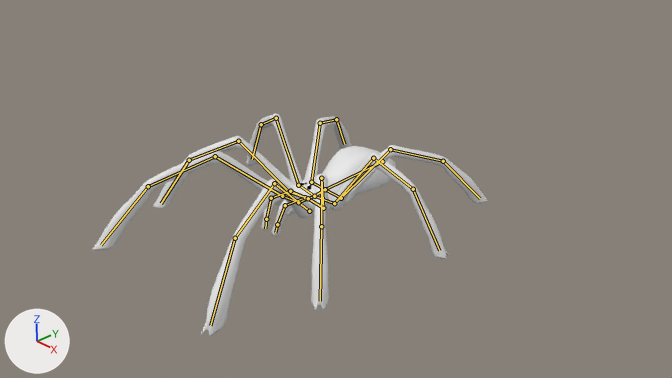
The Blender file FricaDeGaze/Assets/spider.blend: old version first, new version second.
Rendered twice from the file's camera 'Camera'. Arrows for +X, +Y and +Z are at lower left; the lights stay in place. The bones that bend it are drawn over the model as lines.

Objects in the first picture: 'trnt_body'.
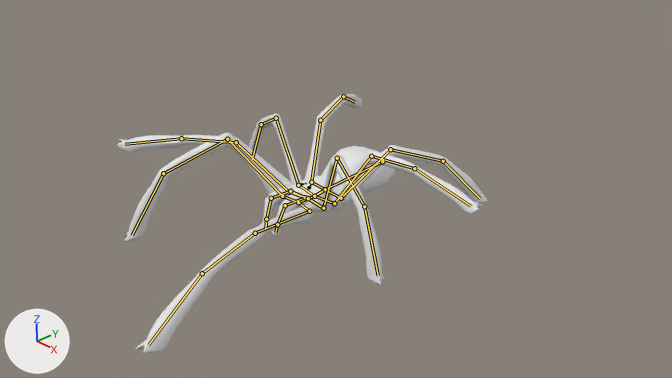
Commit message: Partially animated spider.

The newer file adds an action. The first version stands in its rest pose; the second is drawn at frame 10 of the action 'SpiderAction'.

Where the change shows, as pixel boxes [x1, y1, x2, y2] in the pictures (672 x 378 px):
'trnt_body', posed (6% narrower, 16% taller)
    before: [92, 114, 488, 337]
    after: [116, 94, 488, 353]
bone 'RLegUpper1', root to tip
    before: (311, 182) to (320, 123)
    after: (311, 182) to (320, 120)
bone 'RLegMiddle1', root to tip
    before: (320, 123) to (336, 119)
    after: (320, 120) to (343, 96)
bone 'RLegLower1', root to tip
    before: (336, 119) to (344, 144)
    after: (343, 96) to (355, 102)
bone 'LLegUpper2', root to tip
    before: (334, 203) to (373, 158)
    after: (334, 203) to (371, 156)
bone 'LLegMiddle2', root to tip
    before: (373, 158) to (413, 189)
    after: (371, 156) to (414, 168)
bone 'LLegLower2', root to tip
    before: (413, 189) to (439, 250)
    after: (414, 168) to (471, 206)
bone 'RLegUpper3', root to tip
    before: (289, 192) to (238, 141)
    after: (289, 192) to (236, 142)
bone 'RLegMiddle3', root to tip
    before: (238, 141) to (189, 160)
    after: (236, 142) to (181, 138)
bone 'RLegLower3', root to tip
    before: (189, 160) to (161, 203)
    after: (181, 138) to (125, 144)
bone 'LLegUpper3', root to tip
    before: (323, 208) to (321, 178)
    after: (323, 208) to (337, 158)
bone 'LLegMiddle3', root to tip
    before: (321, 178) to (321, 226)
    after: (337, 158) to (364, 206)
bone 'LLegLower3', root to tip
    before: (321, 226) to (320, 301)
    after: (364, 206) to (378, 275)
bone 'LLegUpper4', root to tip
    before: (309, 211) to (274, 183)
    after: (309, 211) to (255, 233)
bone 'LLegMiddle4', root to tip
    before: (274, 183) to (235, 238)
    after: (255, 233) to (202, 273)
bone 'LLegLower4', root to tip
    before: (235, 238) to (210, 325)
    after: (202, 273) to (148, 345)
bone 'RLegUpper4', root to tip
    before: (282, 196) to (215, 156)
    after: (282, 196) to (227, 139)
bone 'RLegMiddle4', root to tip
    before: (215, 156) to (148, 186)
    after: (227, 139) to (163, 173)
bone 'RLegLower4', root to tip
    before: (148, 186) to (101, 245)
    after: (163, 173) to (132, 235)

Patch to the scene script:
```diff
--- a/FricaDeGaze/Assets/spider.blend.py
+++ b/FricaDeGaze/Assets/spider.blend.py
@@ bone_rlegupper1 @@
 bone_rlegupper1 = bpy.data.objects['Spider'].pose.bones['RLegUpper1']  # child of 'RLegBase1'
-bone_rlegupper1.rotation_quaternion = (1.0, 0.0, 0.0, 0.0)  # degrees (0, 0, 0)
+bone_rlegupper1.rotation_quaternion = (0.995, 0.085, -0.054, 0.004)  # degrees (10, -6, 0)
@@ bone_rlegmiddle1 @@
 bone_rlegmiddle1 = bpy.data.objects['Spider'].pose.bones['RLegMiddle1']  # child of 'RLegUpper1'
-bone_rlegmiddle1.rotation_quaternion = (1.0, 0.0, 0.0, 0.0)  # degrees (0, 0, 0)
+bone_rlegmiddle1.rotation_quaternion = (0.992, 0.111, 0.049, -0.017)  # degrees (13, 6, -1)
@@ bone_rleglower1 @@
 bone_rleglower1 = bpy.data.objects['Spider'].pose.bones['RLegLower1']  # child of 'RLegMiddle1'
-bone_rleglower1.rotation_quaternion = (1.0, 0.0, 0.0, 0.0)  # degrees (0, 0, 0)
+bone_rleglower1.rotation_quaternion = (0.999, 0.032, 0.006, 0.015)  # degrees (4, 1, 2)
@@ bone_llegupper2 @@
 bone_llegupper2 = bpy.data.objects['Spider'].pose.bones['LLegUpper2']  # child of 'LLegBase2'
-bone_llegupper2.rotation_quaternion = (1.0, 0.0, 0.0, 0.0)  # degrees (0, 0, 0)
+bone_llegupper2.rotation_quaternion = (1.0, 0.019, -0.002, 0.0)  # degrees (2, 0, 0)
@@ bone_llegmiddle2 @@
 bone_llegmiddle2 = bpy.data.objects['Spider'].pose.bones['LLegMiddle2']  # child of 'LLegUpper2'
-bone_llegmiddle2.rotation_quaternion = (1.0, 0.0, 0.0, 0.0)  # degrees (0, 0, 0)
+bone_llegmiddle2.rotation_quaternion = (0.975, 0.212, 0.036, -0.046)  # degrees (24, 5, -4)
@@ bone_lleglower2 @@
 bone_lleglower2 = bpy.data.objects['Spider'].pose.bones['LLegLower2']  # child of 'LLegMiddle2'
-bone_lleglower2.rotation_quaternion = (1.0, 0.0, 0.0, 0.0)  # degrees (0, 0, 0)
+bone_lleglower2.rotation_quaternion = (0.989, -0.11, 0.036, -0.09)  # degrees (-13, 3, -11)
@@ bone_rlegupper3 @@
 bone_rlegupper3 = bpy.data.objects['Spider'].pose.bones['RLegUpper3']  # child of 'RLegBase3'
-bone_rlegupper3.rotation_quaternion = (1.0, 0.0, 0.0, 0.0)  # degrees (0, 0, 0)
+bone_rlegupper3.rotation_quaternion = (0.998, 0.029, -0.046, 0.024)  # degrees (3, -5, 3)
@@ bone_rlegmiddle3 @@
 bone_rlegmiddle3 = bpy.data.objects['Spider'].pose.bones['RLegMiddle3']  # child of 'RLegUpper3'
-bone_rlegmiddle3.rotation_quaternion = (1.0, 0.0, 0.0, 0.0)  # degrees (0, 0, 0)
+bone_rlegmiddle3.rotation_quaternion = (0.957, 0.24, -0.163, -0.007)  # degrees (29, -18, -6)
@@ bone_rleglower3 @@
 bone_rleglower3 = bpy.data.objects['Spider'].pose.bones['RLegLower3']  # child of 'RLegMiddle3'
-bone_rleglower3.rotation_quaternion = (1.0, 0.0, 0.0, 0.0)  # degrees (0, 0, 0)
+bone_rleglower3.rotation_quaternion = (0.975, -0.21, -0.076, 0.024)  # degrees (-25, -8, 5)
@@ bone_llegupper3 @@
 bone_llegupper3 = bpy.data.objects['Spider'].pose.bones['LLegUpper3']  # child of 'LLegBase3'
-bone_llegupper3.rotation_quaternion = (1.0, 0.0, 0.0, 0.0)  # degrees (0, 0, 0)
+bone_llegupper3.rotation_quaternion = (0.955, -0.147, 0.189, -0.084)  # degrees (-20, 20, -14)
@@ bone_llegmiddle3 @@
 bone_llegmiddle3 = bpy.data.objects['Spider'].pose.bones['LLegMiddle3']  # child of 'LLegUpper3'
-bone_llegmiddle3.rotation_quaternion = (1.0, 0.0, 0.0, 0.0)  # degrees (0, 0, 0)
+bone_llegmiddle3.rotation_quaternion = (0.944, -0.196, -0.044, 0.026)  # degrees (-24, -4, 4)
@@ bone_lleglower3 @@
 bone_lleglower3 = bpy.data.objects['Spider'].pose.bones['LLegLower3']  # child of 'LLegMiddle3'
-bone_lleglower3.rotation_quaternion = (1.0, 0.0, 0.0, 0.0)  # degrees (0, 0, 0)
+bone_lleglower3.rotation_quaternion = (0.988, -0.014, -0.143, 0.027)  # degrees (-2, -16, 3)
@@ bone_llegupper4 @@
 bone_llegupper4 = bpy.data.objects['Spider'].pose.bones['LLegUpper4']  # child of 'LLegBase4'
-bone_llegupper4.rotation_quaternion = (1.0, 0.0, 0.0, 0.0)  # degrees (0, 0, 0)
+bone_llegupper4.rotation_quaternion = (0.961, -0.255, 0.09, -0.063)  # degrees (-30, 8, -10)
@@ bone_llegmiddle4 @@
 bone_llegmiddle4 = bpy.data.objects['Spider'].pose.bones['LLegMiddle4']  # child of 'LLegUpper4'
-bone_llegmiddle4.rotation_quaternion = (1.0, 0.0, 0.0, 0.0)  # degrees (0, 0, 0)
+bone_llegmiddle4.rotation_quaternion = (0.924, 0.37, -0.055, -0.079)  # degrees (44, -2, -11)
@@ bone_lleglower4 @@
 bone_lleglower4 = bpy.data.objects['Spider'].pose.bones['LLegLower4']  # child of 'LLegMiddle4'
-bone_lleglower4.rotation_quaternion = (1.0, 0.0, 0.0, 0.0)  # degrees (0, 0, 0)
+bone_lleglower4.rotation_quaternion = (0.994, -0.1, 0.017, 0.045)  # degrees (-11, 2, 5)
@@ bone_rlegupper4 @@
 bone_rlegupper4 = bpy.data.objects['Spider'].pose.bones['RLegUpper4']  # child of 'RLegBase4'
-bone_rlegupper4.rotation_quaternion = (1.0, 0.0, 0.0, 0.0)  # degrees (0, 0, 0)
+bone_rlegupper4.rotation_quaternion = (0.992, 0.114, 0.035, -0.04)  # degrees (13, 5, -4)
@@ bone_rlegmiddle4 @@
 bone_rlegmiddle4 = bpy.data.objects['Spider'].pose.bones['RLegMiddle4']  # child of 'RLegUpper4'
-bone_rlegmiddle4.rotation_quaternion = (1.0, 0.0, 0.0, 0.0)  # degrees (0, 0, 0)
+bone_rlegmiddle4.rotation_quaternion = (0.985, 0.16, -0.064, 0.015)  # degrees (18, -8, 0)
@@ bone_rleglower4 @@
 bone_rleglower4 = bpy.data.objects['Spider'].pose.bones['RLegLower4']  # child of 'RLegMiddle4'
-bone_rleglower4.rotation_quaternion = (1.0, 0.0, 0.0, 0.0)  # degrees (0, 0, 0)
+bone_rleglower4.rotation_quaternion = (0.997, 0.05, -0.022, -0.052)  # degrees (6, -2, -6)
```
